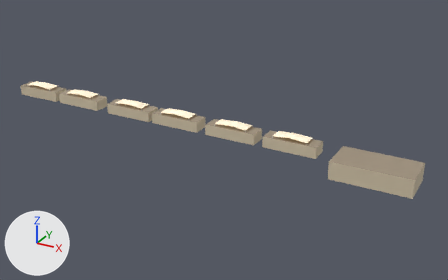
The glTF model fun-racer/assets/tracks/bahrain/landmarks/paddock.glb as it was, and as the next commit left it.
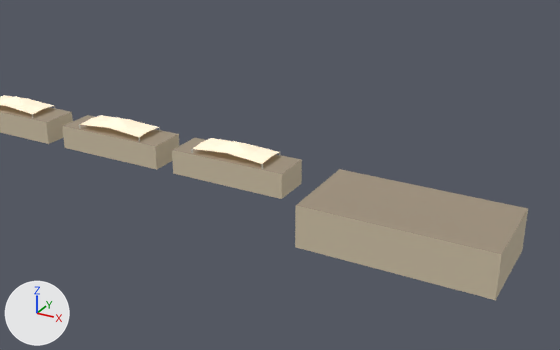
There are two pictures of each version: one whole from a 50 mm lens placed at (290.0, -406.0, 197.0), pointed at (69.0, -2.0, -5.0), one close up from a 50 mm lens placed at (260.0, -210.0, 109.0), pointed at (160.0, -29.0, 18.0). The axes (+X, +Y, +Z) are drawn at lower left. The lights are the same throughout. The first two pictures are the older version. Vertices at exactly the same position are counted once.

In view in the first close-up: 'chunk_0_0'.
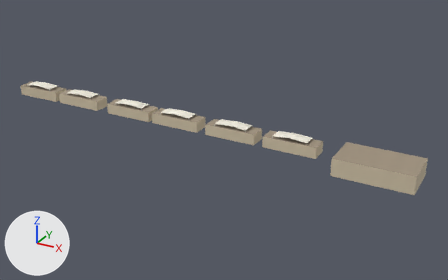
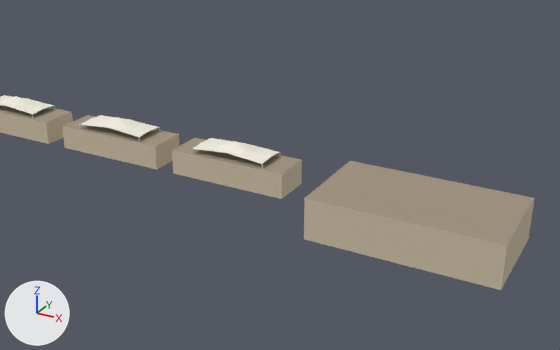
Where the change shows, as pixel boxes [x1, y1, x2, y2] in the close-ups (560 x 350 px; the box of a moved part takes in the faces that stretch with it):
'chunk_0_0', recoloured, surface changed, reshaped: before [0, 95, 528, 300]; after [0, 95, 534, 290]
part 1 of me_chunk_0_0, moved or reshaped: before [295, 169, 528, 300]; after [304, 161, 534, 290]

Edits to the bpy script that builds the scene:
```text
Change mat_membrane:
    where n0 = _N.new('ShaderNodeBsdfPrincipled'); n0.name = 'Principled BSDF'
    remove n0.inputs[27].default_value = (0.3, 0.2, 0.08, 1.0)  # 'Emission Color', brown #957c50
    remove n0.inputs[28].default_value = 1.0  # 'Emission Strength'
Change me_chunk_0_0:
    used by ob_chunk_0_0; location = (0.0, 0.0, 0.0)
    remove me_chunk_0_0.from_pydata(...)  # 398 vertices, 598 faces; spans x -149.0..226.0, y -34.0..7.0, z -2.0..12.0
    add me_chunk_0_0.from_pydata(...)  # 398 vertices, 598 faces; spans x -149.0..226.0, y -28.0..7.0, z -2.0..12.0
    me_chunk_0_0 part 1: the loose piece of 8 vertices spanning x 168.0..226.0, y -34.0..-4.0, z -2.0..12.0 is scaled about its middle by (1, 1.08, 1), then moved by (0.0, 7.0, 0.0)
```
